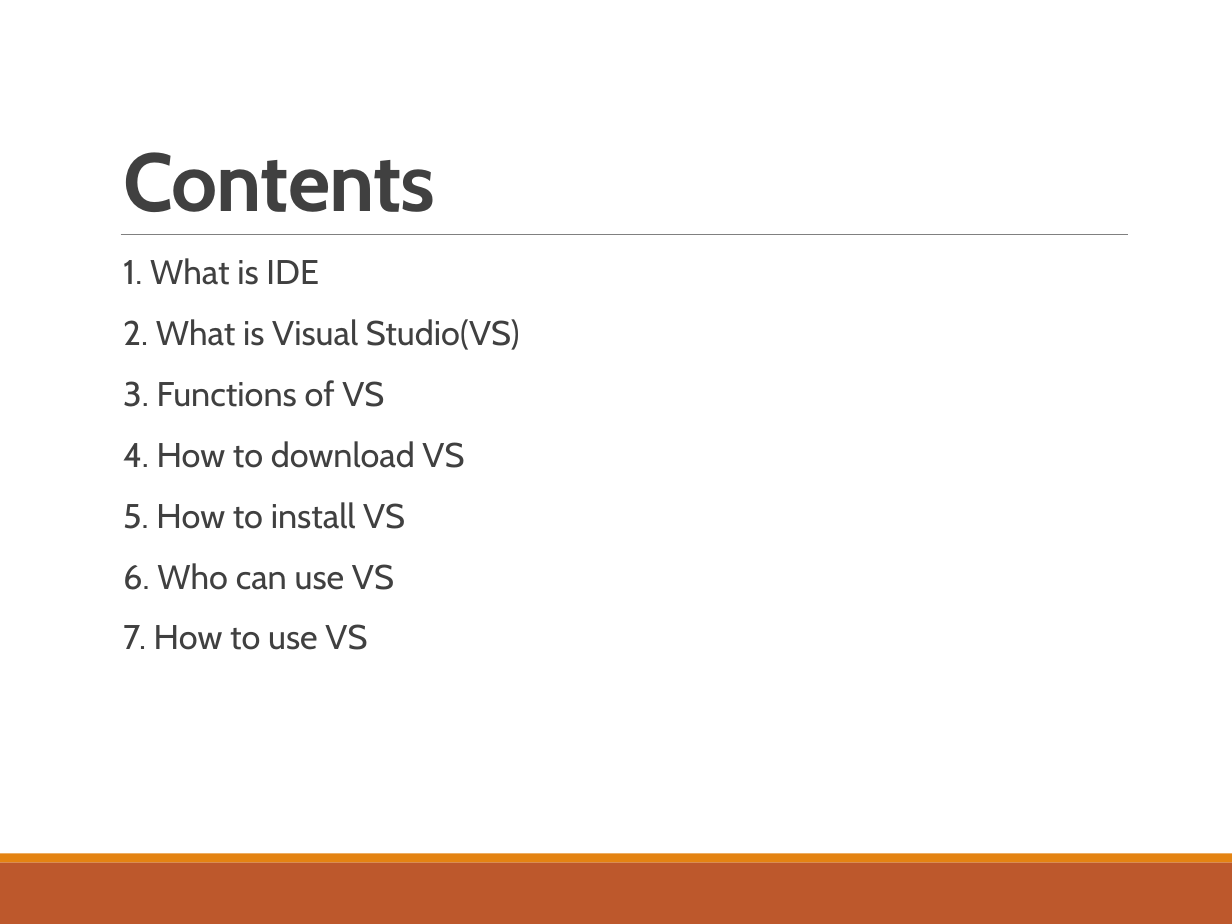
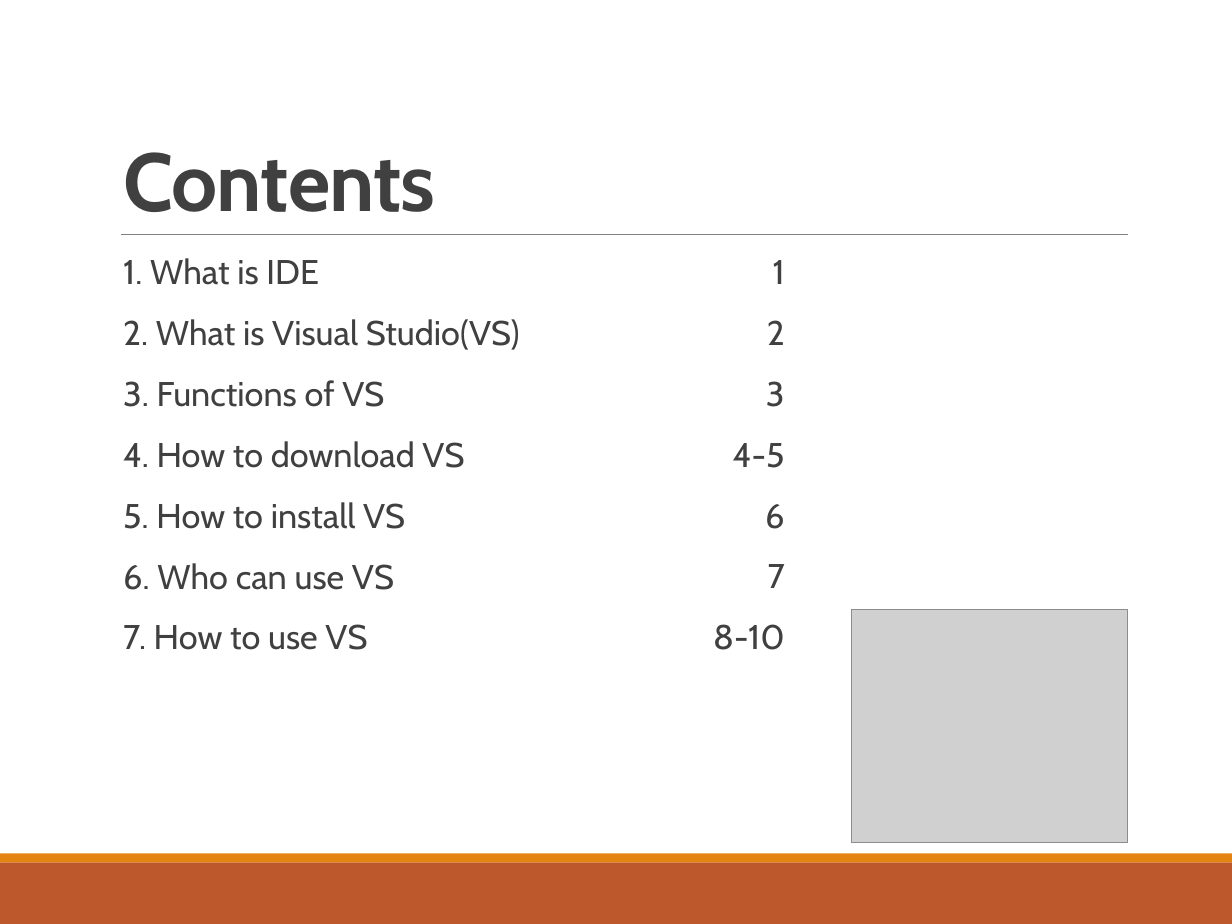
Before and after one commit to whcitizen/citizen-_task, a slide deck: slide 2 of 02_working/07_IDE/02_スライド/IDE&VS_20180508.pptx. Drawn at 1232x924 pixels with LibreOffice and Linux fonts; fonts in the diff are those of the drawing; grey boxes stand for pictures. Boxes give left, top, right and bottom in pixels: in the first picture for what was removed or moved away, otherwise in the second. Text is boxed around its words. In the diff, an @@ line names an element or a change of style, - is before the commit and + after.

```diff
--- a/02_working/07_IDE/02_スライド/IDE&VS_20180508.pptx
+++ b/02_working/07_IDE/02_スライド/IDE&VS_20180508.pptx
@@ text added at (713, 260, 785, 650), 20 pt, text #404040 @@
+  1
+  2
+  3
+  4-5
+  6
+  7
+  8-10
@@ picture added at (851, 610, 1127, 843) @@
```
Also in this commit, not shown: 10 other slides changed, 1 slide added, 1 slide removed.
